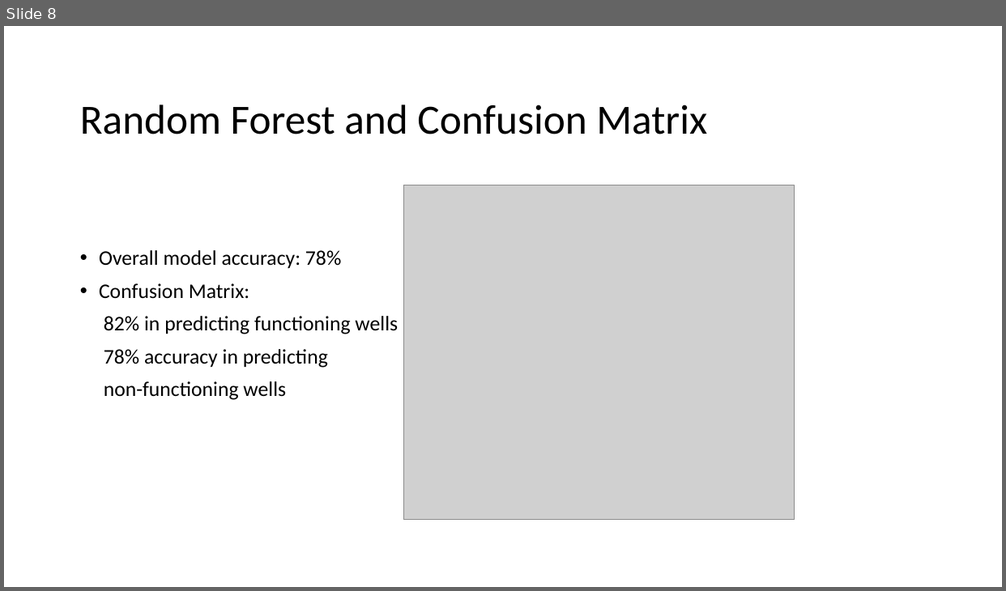
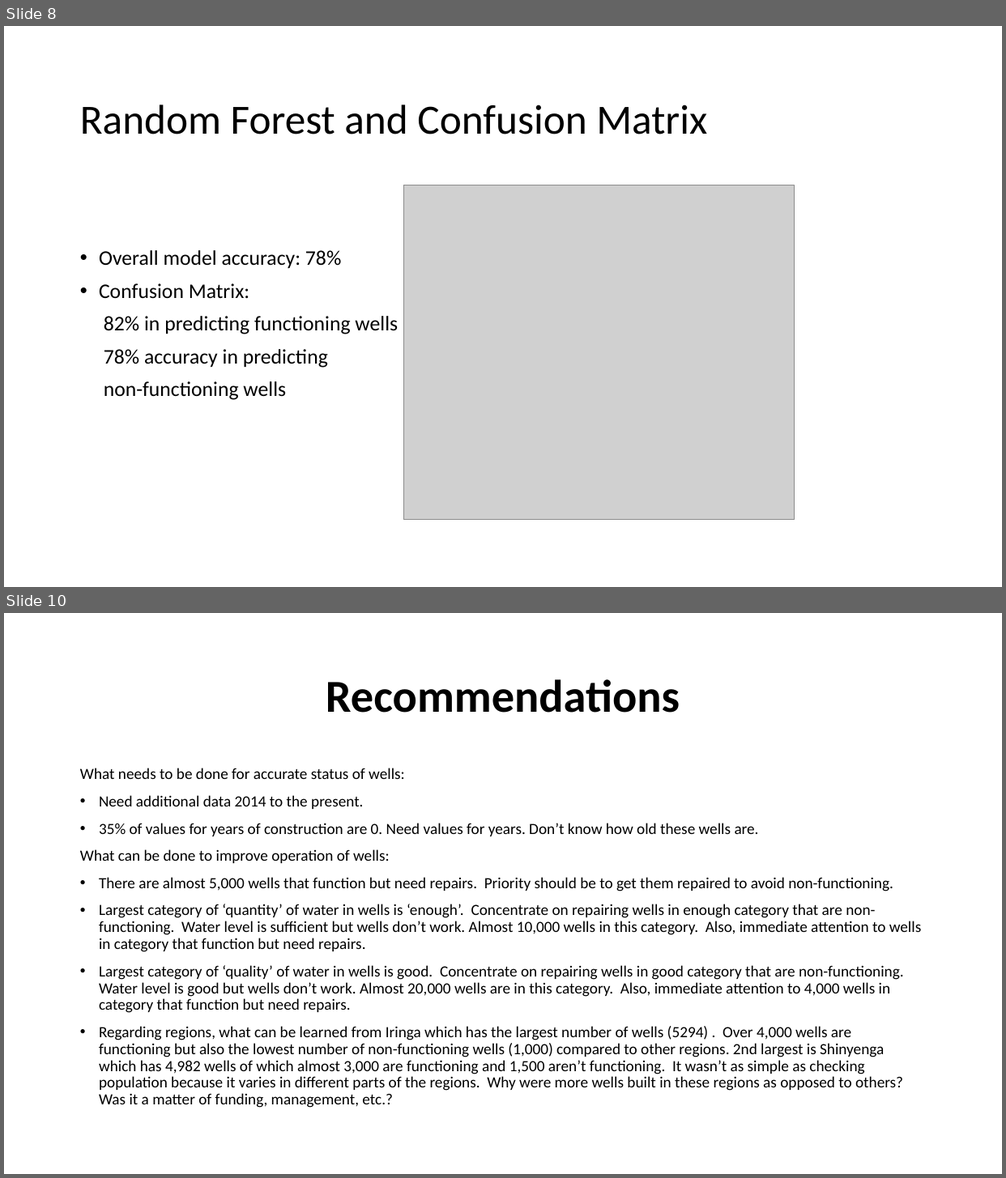
Before and after one commit to davidrtorres/Model-3-Tanzania-Water-Crisis, a slide deck: Presentation1.pptx. Shown one above the other, each under a label of ours: slide 8 before the commit, slides 8 and 10 after it; the slides between them are not shown. The pictures are 1006x591 and 1006x1178 pixels, drawn with LibreOffice and Linux fonts; fonts in the diff are those of the drawing; grey boxes stand for pictures. Boxes give left, top, right and bottom in pixels: in the first picture for what was removed or moved away, otherwise in the second. Text is boxed around its words. In the diff, an @@ line names an element or a change of style, - is before the commit and + after.

```diff
--- a/Presentation1.pptx
+++ b/Presentation1.pptx
@@ slide 10 added at (4,613,1002,1174), background #FFFFFF @@
@@ title added at (326,679,680,713), 44 pt, text #000000, bold @@
+Recommendations
@@ text added at (80,768,922,1108), 15 pt, text #000000 @@
+What needs to be done for accurate status of wells:
+• Need additional data 2014 to the present.
+• 35% of values for years of construction are 0. Need values for years. Don’t know how old these wells are.
+What can be done to improve operation of wells:
+• There are almost 5,000 wells that function but need repairs. Priority should be to get them repaired to avoid non-functioning.
+• Largest category of ‘quantity’ of water in wells is ‘enough’. Concentrate on repairing wells in enough category that are non-functioning. Water level is sufficient but wells don’t work. Almost 10,000 wells in this category. Also, immediate attention to wells in category that function but need repairs.
+• Largest category of ‘quality’ of water in wells is good. Concentrate on repairing wells in good category that are non-functioning. Water level is good but wells don’t work. Almost 20,000 wells are in this category. Also, immediate attention to 4,000 wells in category that function but need repairs.
+• Regarding regions, what can be learned from Iringa which has the largest number of wells (5294) . Over 4,000 wells are functioning but also the lowest number of non-functioning wells (1,000) compared to other regions. 2nd largest is Shinyenga which has 4,982 wells of which almost 3,000 are functioning and 1,500 aren’t functioning. It wasn’t as simple as checking population because it varies in different parts of the regions. Why were more wells built in these regions as opposed to others? Was it a matter of funding, management, etc.?
```
Also in this commit, not shown: 7 slides changed, 2 other slides added, 2 other files.
